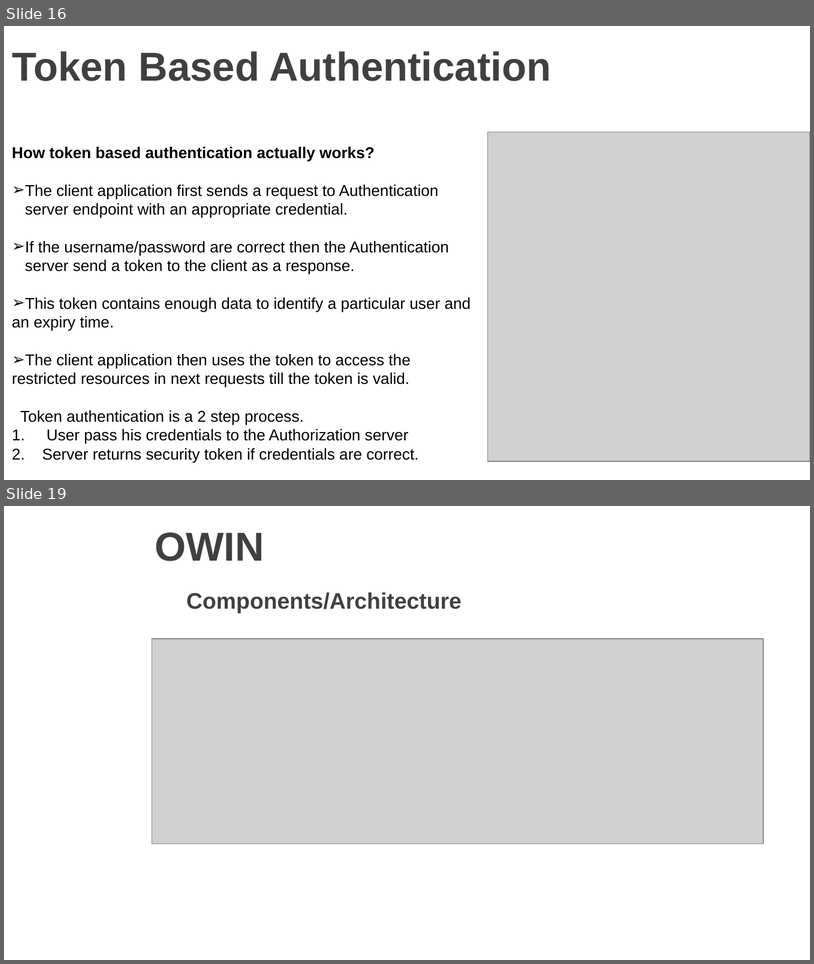
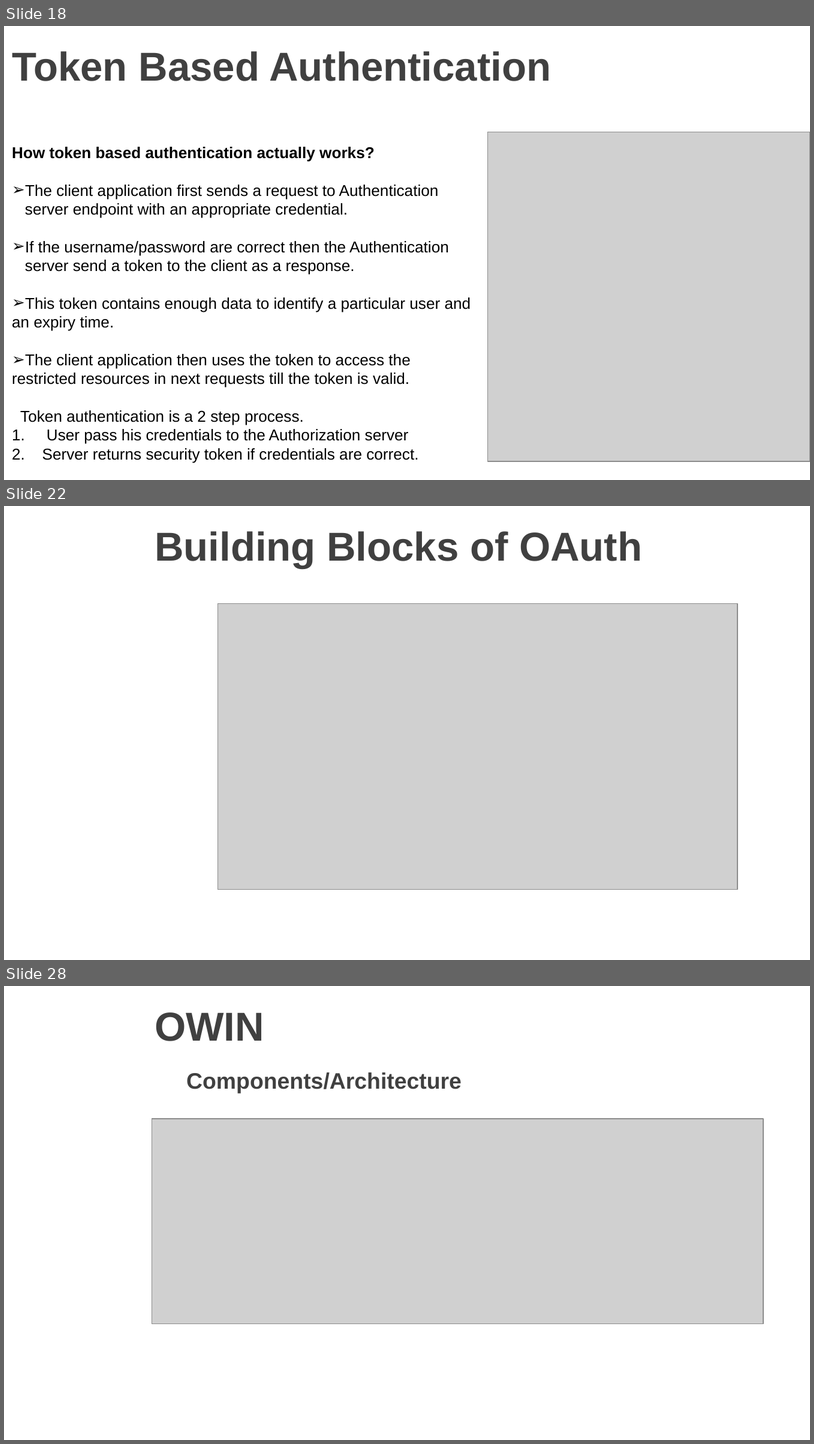
Before and after one commit to vgyureka/DotNetBig, a slide deck: webapiSecurity.pptx. Shown one above the other, each under a label of ours: slides 16 and 19 before the commit, slides 18, 22 and 28 after it; the slides between them are not shown. The pictures are 814x964 and 814x1444 pixels, drawn with LibreOffice and Linux fonts; fonts in the diff are those of the drawing; grey boxes stand for pictures; background and template pictures are left out. Boxes give left, top, right and bottom in pixels: in the first picture for what was removed or moved away, otherwise in the second. Text is boxed around its words. In the diff, an @@ line names an element or a change of style, - is before the commit and + after.

```diff
--- a/webapiSecurity.pptx
+++ b/webapiSecurity.pptx
@@ slide 22 added at bbox=[4, 506, 810, 960], background picture (left out) @@
@@ title added at bbox=[155, 531, 642, 568], 36 pt, text #404040, bold @@
+Building Blocks of OAuth
@@ picture added at bbox=[218, 604, 738, 889] @@
@@ what was slide 16 is now slide 18 @@
@@ what was slide 19 is now slide 28 @@
```
Also in this commit, not shown: 3 slides changed, 7 other slides added.
